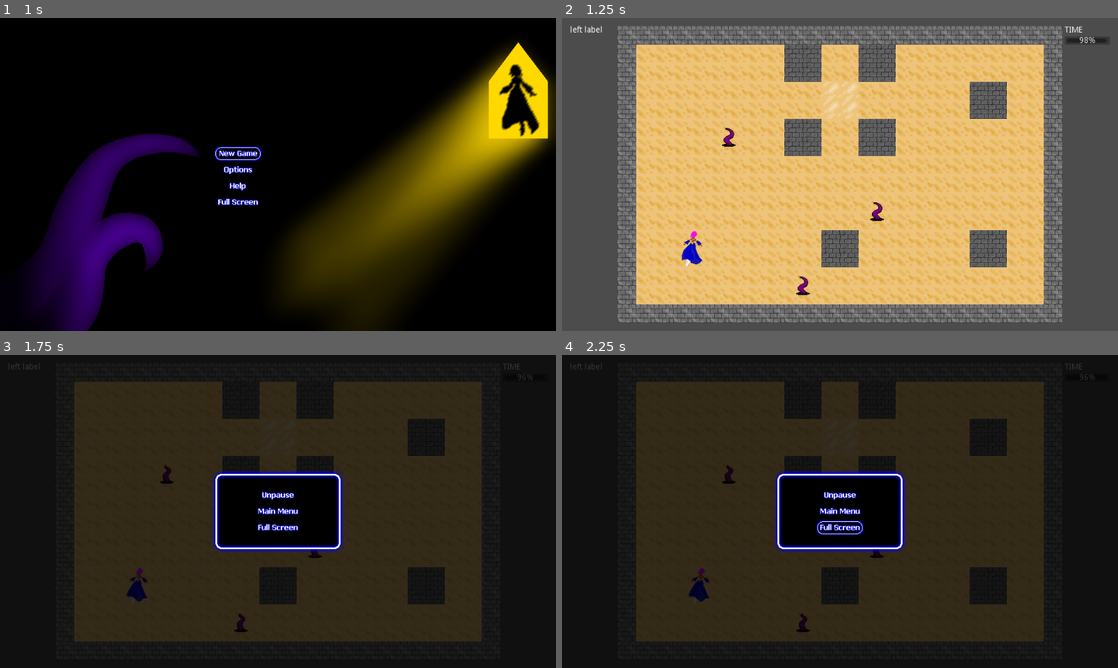
Above: before the commit, frames 1-4 (two rows, left to right).
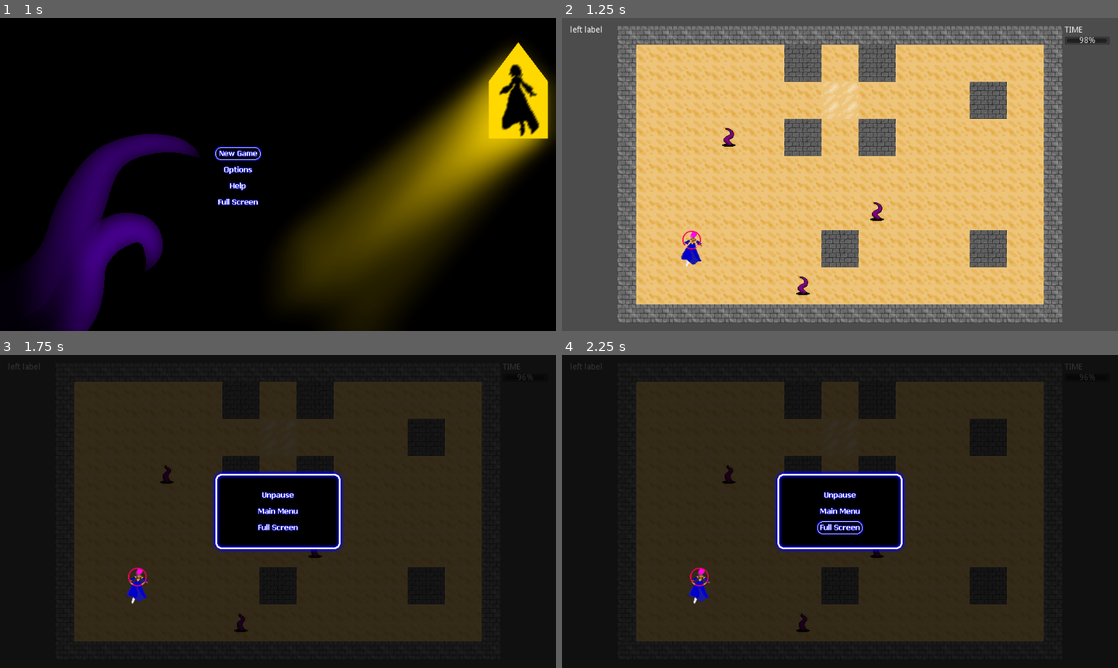
Above: after the commit, the same moments.

Repository: alpacanumerals/LD51
Game: Godot game, scene res://Title.tscn
Two runs of this game, one before a commit and one after it. Both use one fixed random seed, a clock stepped at 60 frames per second and the inputs below.
Inputs (mouse positions are in pixels of both pictures, inside the frame that each line leads up to):
- Up to frame 1 (1 s): click (239, 152) at 0.5 s
- Up to frame 2 (1.25 s): no input
- Up to frame 3 (1.75 s): tap Enter at 1.25 s; move the mouse to (400, 495) at 1.27 s; hold Right (ui_right) from 1.28 s (still down); tap P at 1.35 s; click (400, 495) at 1.42 s
- Up to frame 4 (2.25 s): release Right (ui_right) at 2 s; click (840, 527) at 2 s

Frame 1 is identical in both runs. In frame 2, less than 0.1% of the frame differs, in the area x 21-26%, y 68-79%; in frame 3, 0.3%, in the area x 22-27%, y 68-80%; in frame 4, 0.3%.

Commit message:
hit halo

Diff:
--- a/player/Player.tscn
+++ b/player/Player.tscn
@@ -49,40 +49,159 @@
 [ext_resource path="res://sprites/witch_fr/witch_fr_08.png" type="Texture" id=47]
 [ext_resource path="res://sprites/witch_fl/witch_fl_03.png" type="Texture" id=48]
 [ext_resource path="res://sprites/witch_fr/witch_fr_12.png" type="Texture" id=49]
+[ext_resource path="res://sprites/symbols/halo.png" type="Texture" id=50]
+
+[sub_resource type="AtlasTexture" id=2]
+flags = 4
+atlas = ExtResource( 50 )
+region = Rect2( 0, 0, 32, 32 )
+
+[sub_resource type="AtlasTexture" id=3]
+flags = 4
+atlas = ExtResource( 50 )
+region = Rect2( 32, 0, 32, 32 )
+
+[sub_resource type="AtlasTexture" id=4]
+flags = 4
+atlas = ExtResource( 50 )
+region = Rect2( 64, 0, 32, 32 )
+
+[sub_resource type="AtlasTexture" id=5]
+flags = 4
+atlas = ExtResource( 50 )
+region = Rect2( 96, 0, 32, 32 )
+
+[sub_resource type="AtlasTexture" id=6]
+flags = 4
+atlas = ExtResource( 50 )
+region = Rect2( 128, 0, 32, 32 )
+
+[sub_resource type="AtlasTexture" id=7]
+flags = 4
+atlas = ExtResource( 50 )
+region = Rect2( 160, 0, 32, 32 )
+
+[sub_resource type="AtlasTexture" id=8]
+flags = 4
+atlas = ExtResource( 50 )
+region = Rect2( 0, 32, 32, 32 )
+
+[sub_resource type="AtlasTexture" id=9]
+flags = 4
+atlas = ExtResource( 50 )
+region = Rect2( 32, 32, 32, 32 )
+
+[sub_resource type="AtlasTexture" id=10]
+flags = 4
+atlas = ExtResource( 50 )
+region = Rect2( 64, 32, 32, 32 )
+
+[sub_resource type="AtlasTexture" id=11]
+flags = 4
+atlas = ExtResource( 50 )
+region = Rect2( 96, 32, 32, 32 )
+
+[sub_resource type="AtlasTexture" id=12]
+flags = 4
+atlas = ExtResource( 50 )
+region = Rect2( 128, 32, 32, 32 )
+
+[sub_resource type="AtlasTexture" id=13]
+flags = 4
+atlas = ExtResource( 50 )
+region = Rect2( 160, 32, 32, 32 )
+
+[sub_resource type="AtlasTexture" id=14]
+flags = 4
+atlas = ExtResource( 50 )
+region = Rect2( 0, 64, 32, 32 )
+
+[sub_resource type="AtlasTexture" id=15]
+flags = 4
+atlas = ExtResource( 50 )
+region = Rect2( 32, 64, 32, 32 )
+
+[sub_resource type="AtlasTexture" id=16]
+flags = 4
+atlas = ExtResource( 50 )
+region = Rect2( 64, 64, 32, 32 )
+
+[sub_resource type="AtlasTexture" id=17]
+flags = 4
+atlas = ExtResource( 50 )
+region = Rect2( 96, 64, 32, 32 )
+
+[sub_resource type="AtlasTexture" id=18]
+flags = 4
+atlas = ExtResource( 50 )
+region = Rect2( 128, 64, 32, 32 )
+
+[sub_resource type="AtlasTexture" id=19]
+flags = 4
+atlas = ExtResource( 50 )
+region = Rect2( 160, 64, 32, 32 )
+
+[sub_resource type="AtlasTexture" id=20]
+flags = 4
+atlas = ExtResource( 50 )
+region = Rect2( 0, 96, 32, 32 )
+
+[sub_resource type="AtlasTexture" id=21]
+flags = 4
+atlas = ExtResource( 50 )
+region = Rect2( 32, 96, 32, 32 )
+
+[sub_resource type="AtlasTexture" id=22]
+flags = 4
+atlas = ExtResource( 50 )
+region = Rect2( 64, 96, 32, 32 )
+
+[sub_resource type="SpriteFrames" id=38]
+animations = [ {
+"frames": [ SubResource( 2 ), SubResource( 3 ), SubResource( 4 ), SubResource( 5 ), SubResource( 6 ), SubResource( 7 ), SubResource( 8 ), SubResource( 9 ), SubResource( 10 ), SubResource( 11 ), SubResource( 12 ), SubResource( 13 ), SubResource( 14 ), SubResource( 15 ), SubResource( 16 ), SubResource( 17 ), SubResource( 18 ), SubResource( 19 ), SubResource( 20 ), SubResource( 21 ), SubResource( 22 ) ],
+"loop": true,
+"name": "default",
+"speed": 6.0
+} ]
+
+[sub_resource type="CircleShape2D" id=39]
+radius = 15.0
 
 [sub_resource type="SpriteFrames" id=1]
 animations = [ {
 "frames": [ ExtResource( 12 ), ExtResource( 11 ), ExtResource( 1 ), ExtResource( 2 ), ExtResource( 3 ), ExtResource( 5 ), ExtResource( 8 ), ExtResource( 4 ), ExtResource( 7 ), ExtResource( 10 ), ExtResource( 9 ), ExtResource( 6 ) ],
 "loop": true,
 "name": "back_left",
-"speed": 5.0
+"speed": 6.0
 }, {
 "frames": [ ExtResource( 26 ), ExtResource( 27 ), ExtResource( 13 ), ExtResource( 39 ), ExtResource( 37 ), ExtResource( 38 ), ExtResource( 41 ), ExtResource( 30 ), ExtResource( 18 ), ExtResource( 28 ), ExtResource( 29 ), ExtResource( 25 ) ],
 "loop": true,
 "name": "back_right",
-"speed": 5.0
+"speed": 6.0
 }, {
 "frames": [ ExtResource( 17 ), ExtResource( 31 ), ExtResource( 48 ), ExtResource( 19 ), ExtResource( 40 ), ExtResource( 32 ), ExtResource( 42 ), ExtResource( 33 ), ExtResource( 22 ), ExtResource( 20 ), ExtResource( 34 ), ExtResource( 45 ) ],
 "loop": true,
 "name": "front_left",
-"speed": 5.0
+"speed": 6.0
 }, {
 "frames": [ ExtResource( 35 ), ExtResource( 44 ), ExtResource( 15 ), ExtResource( 21 ), ExtResource( 36 ), ExtResource( 46 ), ExtResource( 43 ), ExtResource( 47 ), ExtResource( 16 ), ExtResource( 23 ), ExtResource( 24 ), ExtResource( 49 ) ],
 "loop": true,
 "name": "front_right",
-"speed": 5.0
+"speed": 6.0
 } ]
-
-[sub_resource type="CapsuleShape2D" id=2]
-radius = 9.0
-height = 36.0
 
 [node name="KinematicBody2D" type="KinematicBody2D"]
 script = ExtResource( 14 )
 
+[node name="HitHalo" type="AnimatedSprite" parent="."]
+position = Vector2( 0, -15 )
+frames = SubResource( 38 )
+
+[node name="CollisionShape2D" type="CollisionShape2D" parent="."]
+position = Vector2( 0, -15 )
+shape = SubResource( 39 )
+
 [node name="AnimatedSprite" type="AnimatedSprite" parent="."]
+z_index = 1
 frames = SubResource( 1 )
 animation = "front_right"
-
-[node name="CollisionShape2D" type="CollisionShape2D" parent="."]
-shape = SubResource( 2 )
--- a/player/playerbody.gd
+++ b/player/playerbody.gd
@@ -10,6 +10,7 @@
 
 func _ready():
     $AnimatedSprite.play()
+    $HitHalo.play()
 
 func process_movement_input():
     velocity = Vector2()
@@ -38,13 +39,13 @@
 func set_animation(direction_to_mouse):
     if (direction_to_mouse > 0 && direction_to_mouse < PI/2):
         $AnimatedSprite.animation = "back_left"
-        #$AnimatedSprite.play()
+        $HitHalo.set_z_index(2)
     if (direction_to_mouse > PI/2):
         $AnimatedSprite.animation = "back_right"
-        #$AnimatedSprite.play()
+        $HitHalo.set_z_index(2)
     if (direction_to_mouse < 0 && direction_to_mouse > -PI/2):
         $AnimatedSprite.animation = "front_left"
-        #$AnimatedSprite.play()
+        $HitHalo.set_z_index(0)
     if (direction_to_mouse < -PI/2):
         $AnimatedSprite.animation = "front_right"
-        #$AnimatedSprite.play()
+        $HitHalo.set_z_index(0)
Not shown: 1 places in player/Player.tscn that only renumber resources
Binary file added: sprites/symbols/halo.png
Not shown, added: sprites/symbols/halo.png.import
